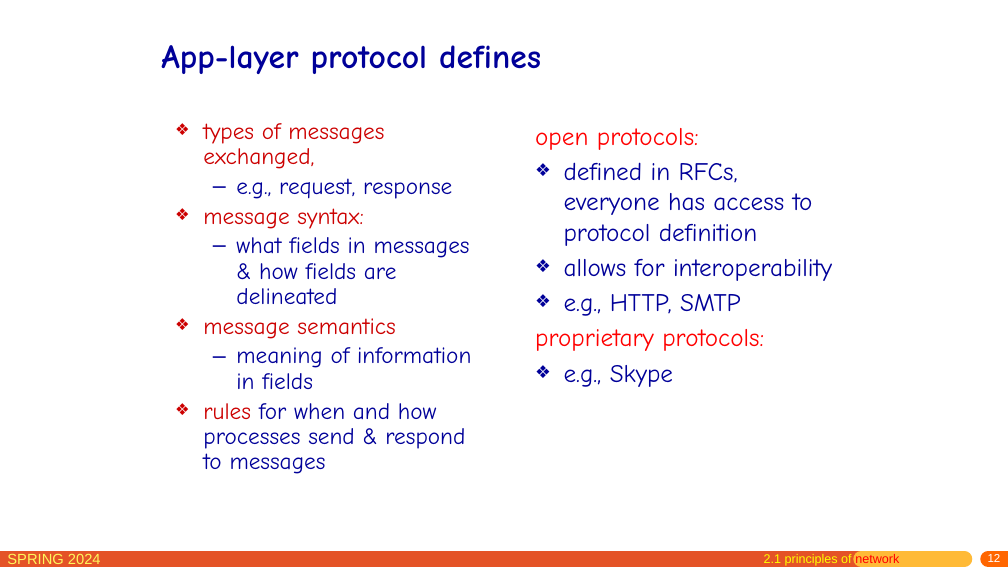
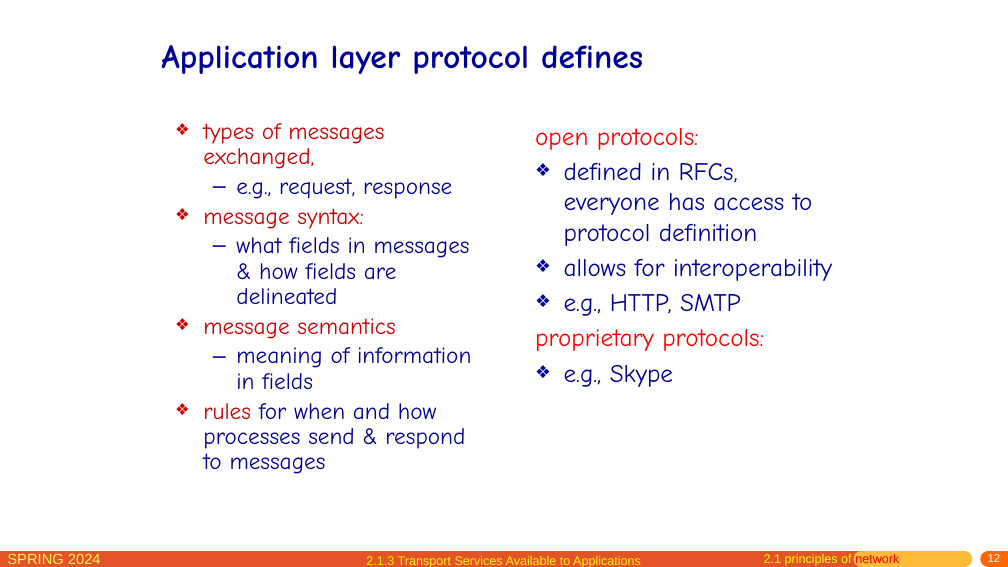
Before and after one commit to network-whu/slides, a slide deck: slide 12 of pptx/chapter2.pptx. Drawn at 1008x567 pixels with LibreOffice and Linux fonts; fonts in the diff are those of the drawing. Boxes give left, top, right and bottom in pixels: in the first picture for what was removed or moved away, otherwise in the second. Text is boxed around its words. In the diff, an @@ line names an element or a change of style, - is before the commit and + after.

```diff
--- a/pptx/chapter2.pptx
+++ b/pptx/chapter2.pptx
@@ title at [161,45,643,74]: text changed @@
-App-layer protocol defines
+Application layer protocol defines
@@ text added at [366,556,641,567], 12 pt, text #FFF105 @@
+2.1.3 Transport Services Available to Applications
```
Also in this commit, not shown: 14 other slides changed, 1 slide added.
